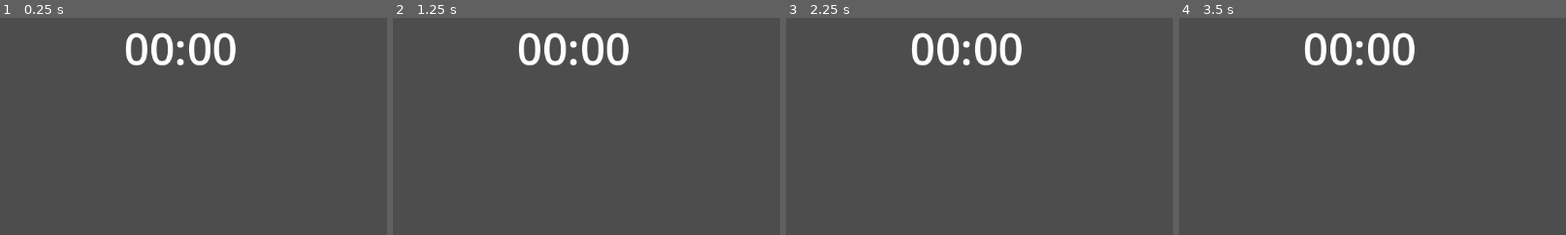
Above: before the commit, frames 1-4 (left to right).
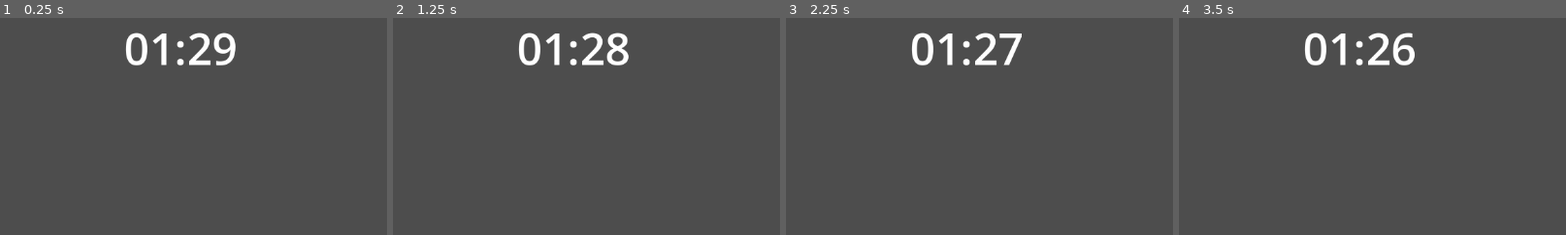
Above: after the commit, the same moments.

Repository: Wayfleh/GGJ-2026-Finding-Masks
Game: Godot game, scene res://timer.tscn
Two runs of this game, one before a commit and one after it. Both use one fixed random seed, a clock stepped at 60 frames per second and the inputs below.
Inputs:
- Up to frame 1 (0.25 s): no input
- Up to frame 2 (1.25 s): tap Enter at 0.5 s
- Up to frame 3 (2.25 s): tap Space at 2 s
- Up to frame 4 (3.5 s): tap Enter at 2.75 s
The pictures show only the part of the screen within x 13-63%, y 0-50%; the shares and areas given below are measured in that part.

The runs differ from the first frame. In frame 1, 1.3% of the frame differs, in the area x 39-61%, y 6-22%; in frame 2, 1.4%; in frame 3, 1.6%; in frame 4, 1.3%.
Error before the commit: Parse Error: Unexpected identifier "timer" in class body. (res://node_2d.gd:7)

Commit message:
timer test 1
testin it to see if it wekrs

Diff:
--- a/ggj-2026-finding-masks/node_2d.gd
+++ b/ggj-2026-finding-masks/node_2d.gd
@@ -1,10 +1,10 @@
-extends Node2D
+extends Node
 
 @onready var label = $Label
 @onready var timer = $Timer
 
-func _ready()
-timer.start()
+func _ready():
+	timer.start()
 
 func time_left_to_live():
 	var time_left = timer.time_left
@@ -12,5 +12,5 @@
 	var second = int(time_left) % 60
 	return [minute, second]
 
-	func _process(delta):
-		label.text = "%02d:%02d"% time_left_to_live()
+func _process(delta):
+	label.text = "%02d:%02d"% time_left_to_live()
